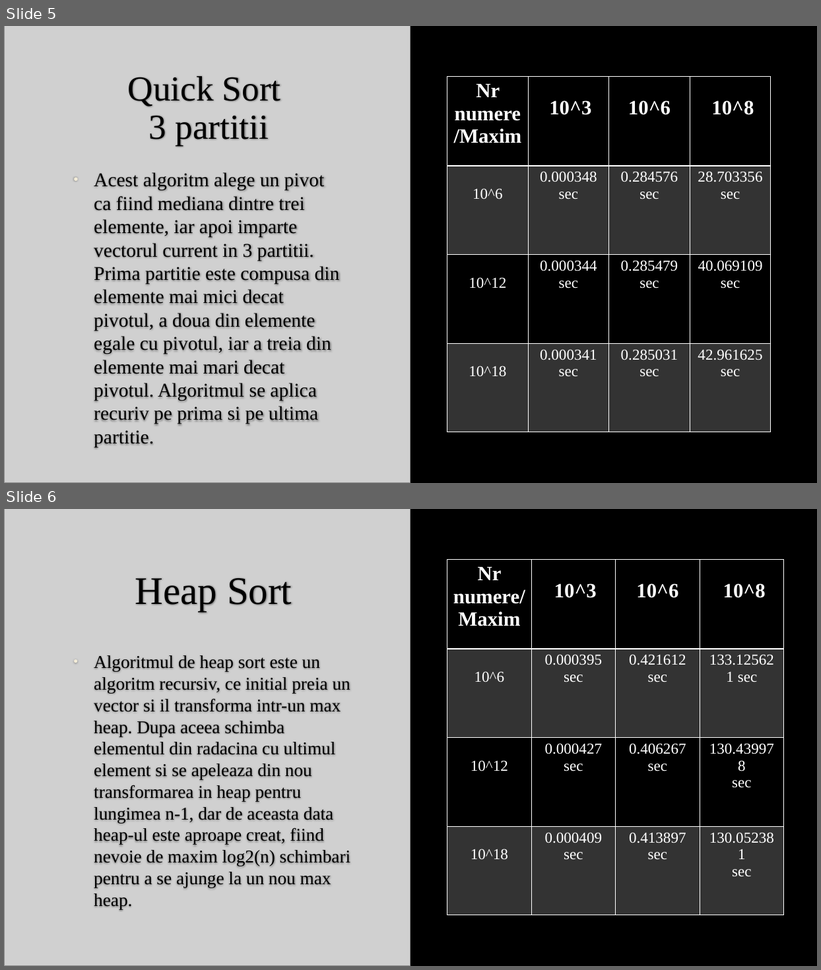
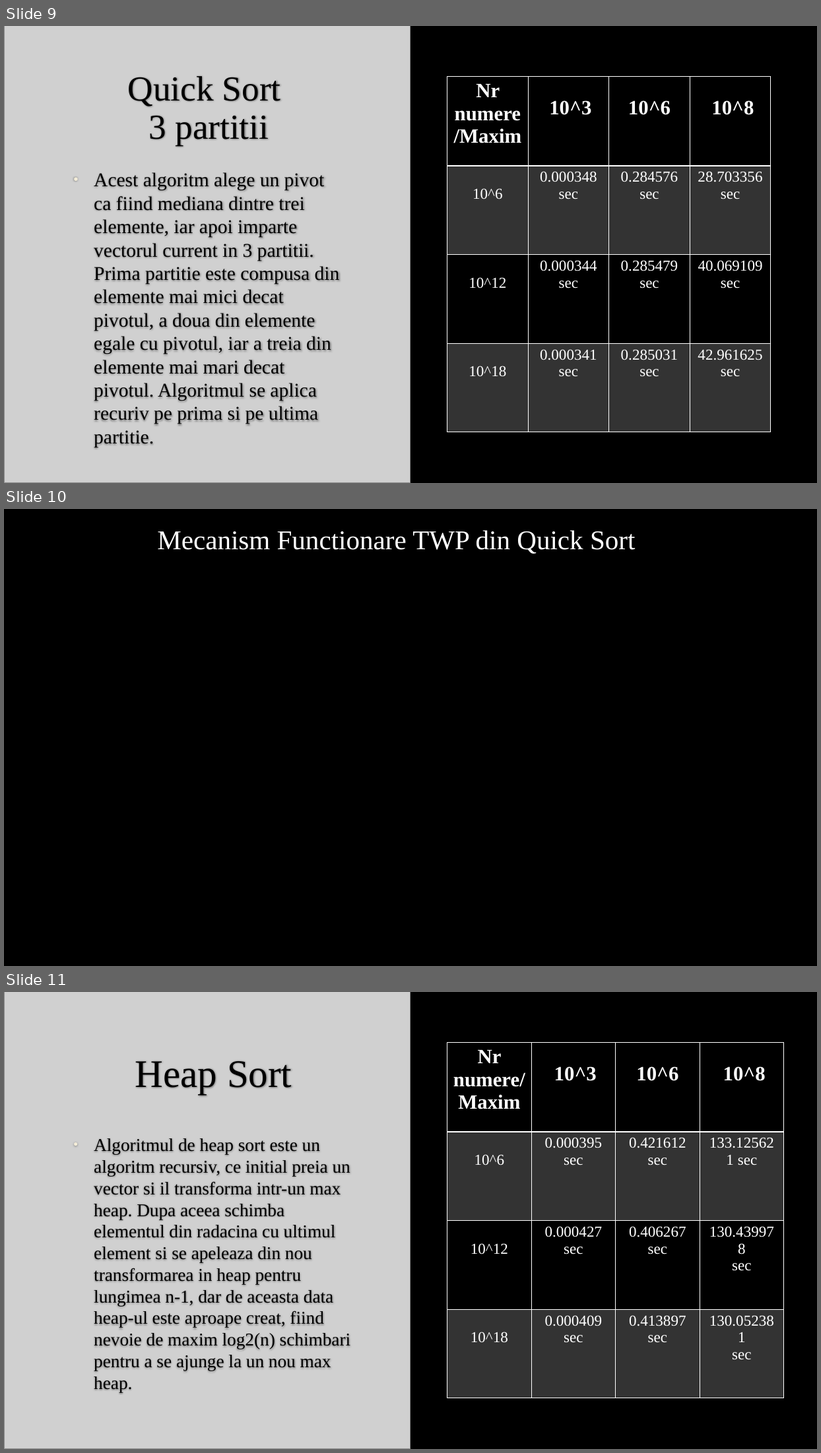
Before and after one commit to Destro25/Sortari-SD, a slide deck: Sortari.pptx. Shown one above the other, each under a label of ours: slides 5 and 6 before the commit, slides 9, 10 and 11 after it. The pictures are 821x970 and 821x1453 pixels, drawn with LibreOffice and Linux fonts; fonts in the diff are those of the drawing; grey boxes stand for pictures; background and template pictures are left out. Boxes give left, top, right and bottom in pixels: in the first picture for what was removed or moved away, otherwise in the second. Text is boxed around its words. In the diff, an @@ line names an element or a change of style, - is before the commit and + after.

```diff
--- a/Sortari.pptx
+++ b/Sortari.pptx
@@ slide 10 added at (4,509,817,966), background picture (left out) @@
@@ text added at (157,530,635,554), 32 pt, text #FFFFFF @@
+Mecanism Functionare TWP din Quick Sort
@@ what was slide 5 is now slide 9 @@
@@ what was slide 6 is now slide 11 @@
```
Also in this commit, not shown: 2 slides changed, 6 other slides added.
